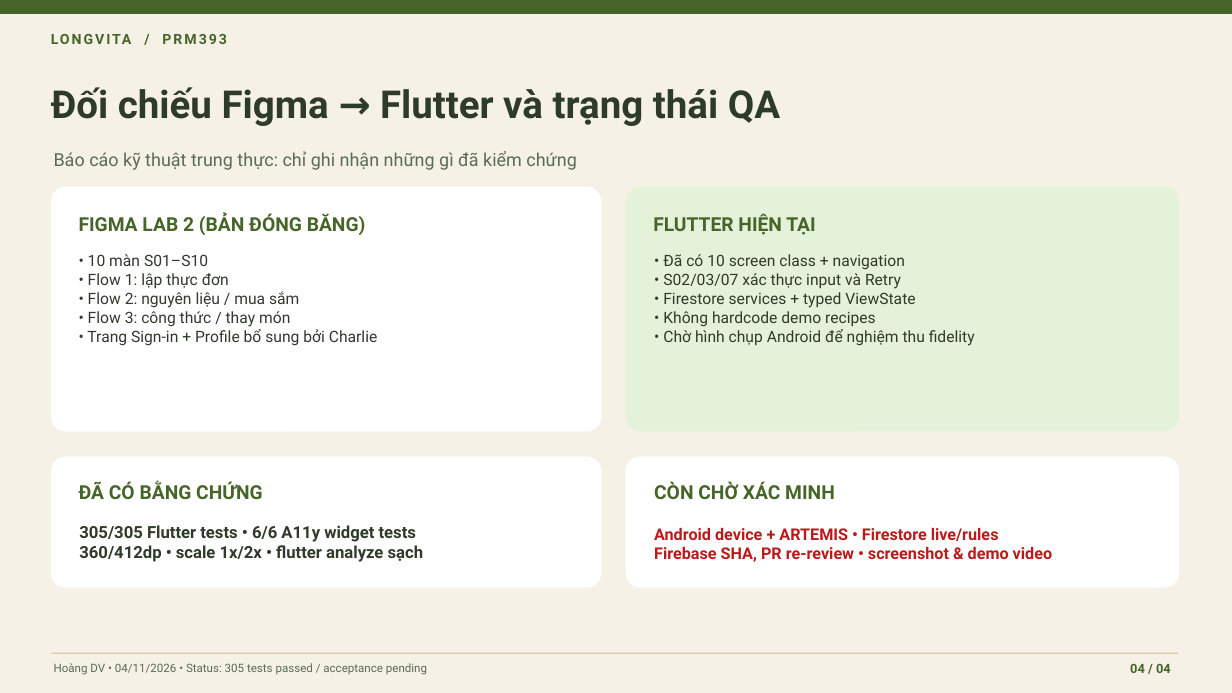
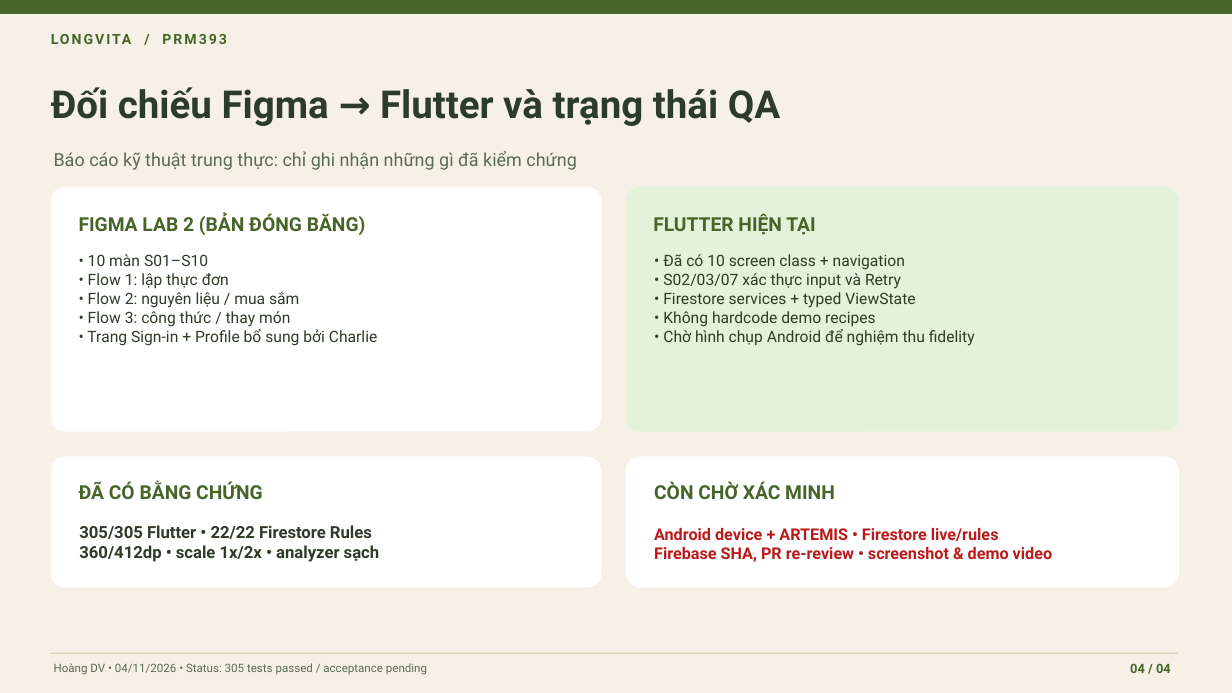
Before and after one commit to ruxenb/LongvitaRC, a slide deck: slide 4 of slides/Longvita_Hoang_4_Slides_20261104.pptx. Drawn at 1232x693 pixels with LibreOffice and Linux fonts; fonts in the diff are those of the drawing. Boxes give left, top, right and bottom in pixels: in the first picture for what was removed or moved away, otherwise in the second. Text is boxed around its words. In the diff, an @@ line names an element or a change of style, - is before the commit and + after.

Commit message:
test(firestore): verify owner and staff rules in local emulator

```diff
--- a/slides/Longvita_Hoang_4_Slides_20261104.pptx
+++ b/slides/Longvita_Hoang_4_Slides_20261104.pptx
@@ text at <box>79,525,380,562</box>: text changed @@
-305/305 Flutter tests • 6/6 A11y widget tests
-360/412dp • scale 1x/2x • flutter analyze sạch
+305/305 Flutter • 22/22 Firestore Rules
+360/412dp • scale 1x/2x • analyzer sạch
```
Also in this commit, not shown: 10 other files.
